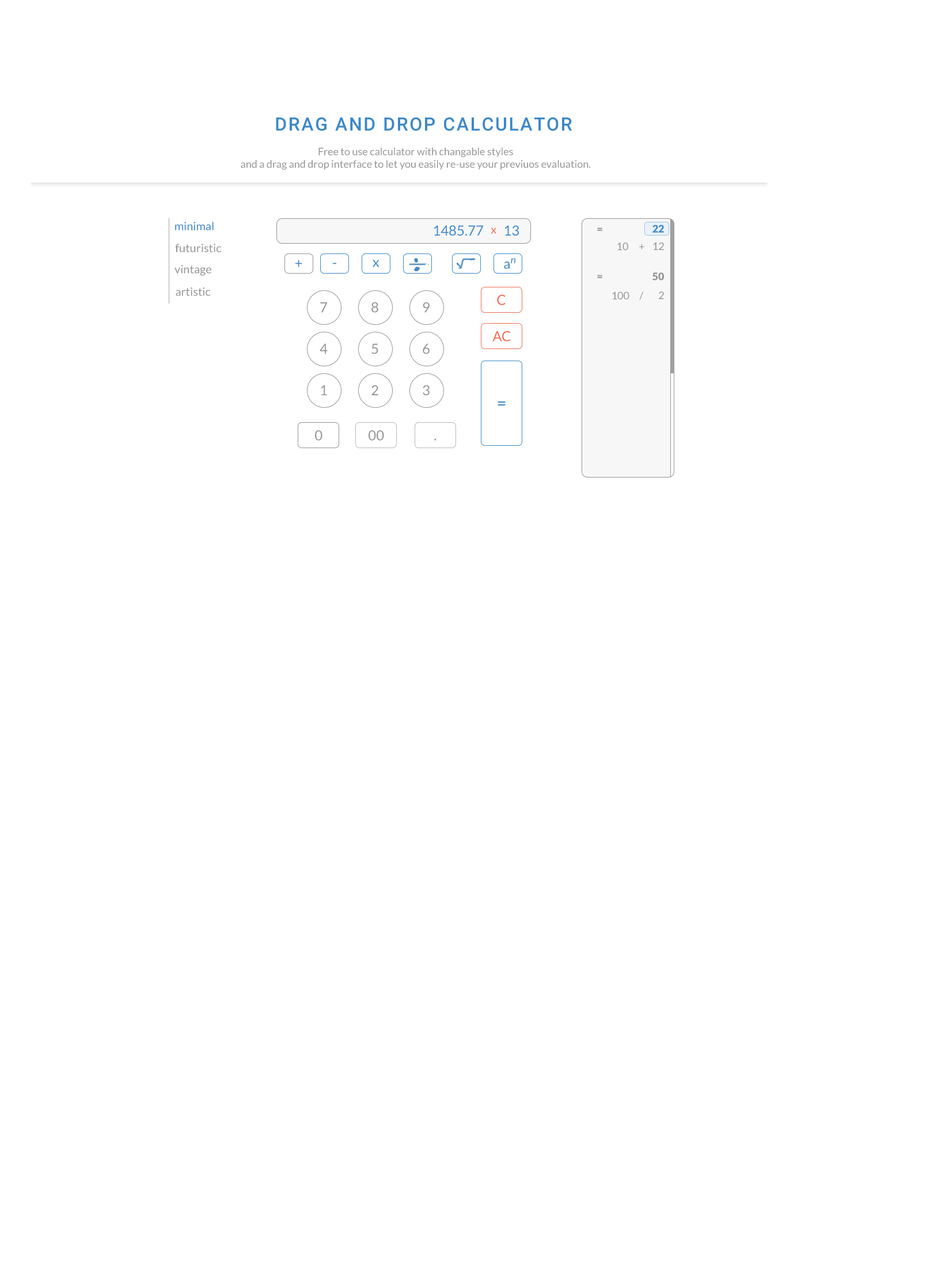
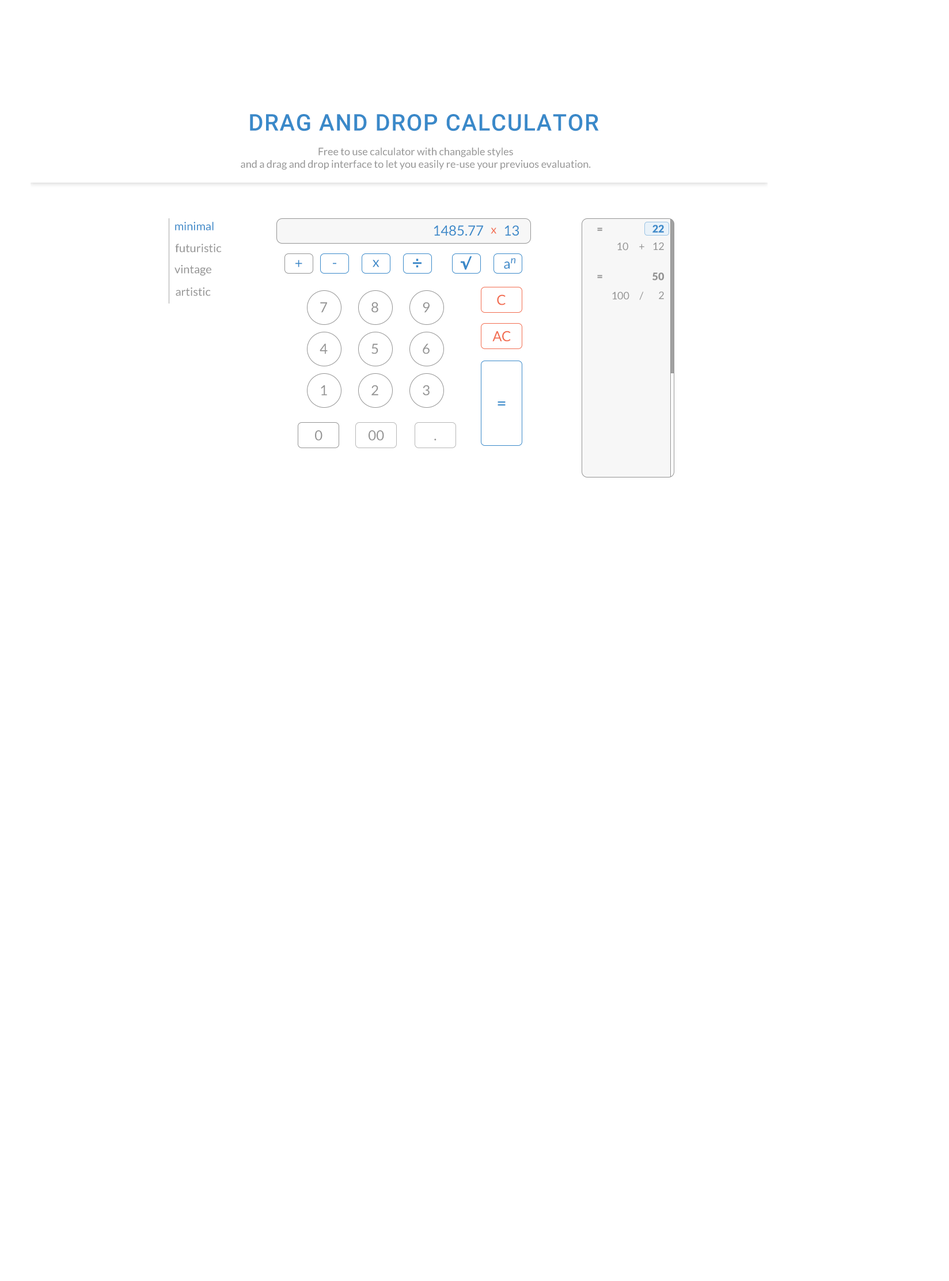
Comparing the layer stacks of the two w=949, h=1281 images. Changes:
painted on "Drag and Drop Calculator" over [249, 114, 599, 132]
added layer "√" in group "Upper row" over [460, 256, 473, 271]
hid "sqrt" over [456, 257, 476, 270]
removed layer "divide" from group "Upper row" over [408, 257, 430, 272]
added layer "÷" in group "Upper row" over [412, 258, 422, 268]
